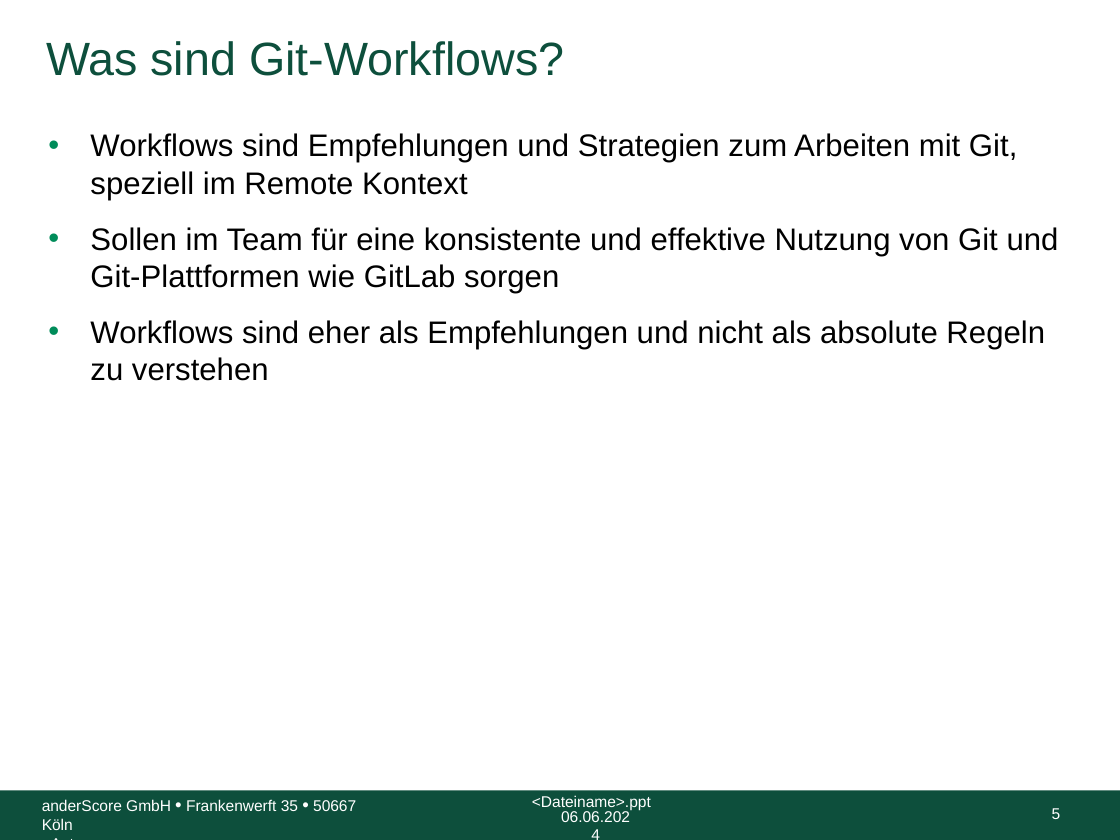
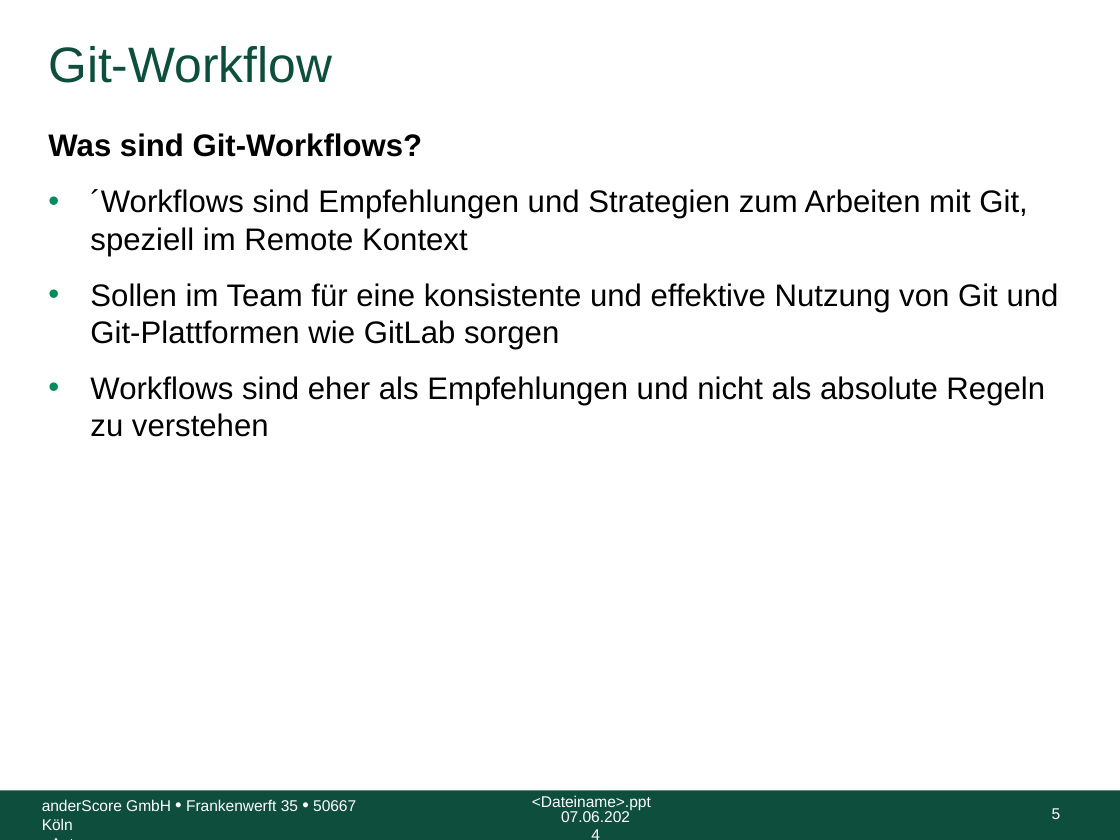
Before and after one commit to anderscore-gmbh/gitlab, a slide deck: slide 5 of slides/Tag-1_6-Git-Workflow-im-Team.pptx. Drawn at 1120x840 pixels with LibreOffice and Linux fonts; fonts in the diff are those of the drawing; background and template pictures are left out. Boxes give left, top, right and bottom in pixels: in the first picture for what was removed or moved away, otherwise in the second. Text is boxed around its words. In the diff, an @@ line names an element or a change of style, - is before the commit and + after.

```diff
--- a/slides/Tag-1_6-Git-Workflow-im-Team.pptx
+++ b/slides/Tag-1_6-Git-Workflow-im-Team.pptx
@@ title at box(48, 46, 332, 83): text changed; size 30 to 32 pt @@
-Was sind Git-Workflows?
+Git-Workflow
@@ text at box(48, 133, 1027, 256): text changed @@
-• Workflows sind Empfehlungen und Strategien zum Arbeiten mit Git, speziell im Remote Kontext
+Was sind Git-Workflows?
+• ´Workflows sind Empfehlungen und Strategien zum Arbeiten mit Git, speziell im Remote Kontext
@@ text at box(561, 811, 630, 822): text changed @@
-06.06.2024
+07.06.2024
```
Also in this commit, not shown: 23 other slides changed.
